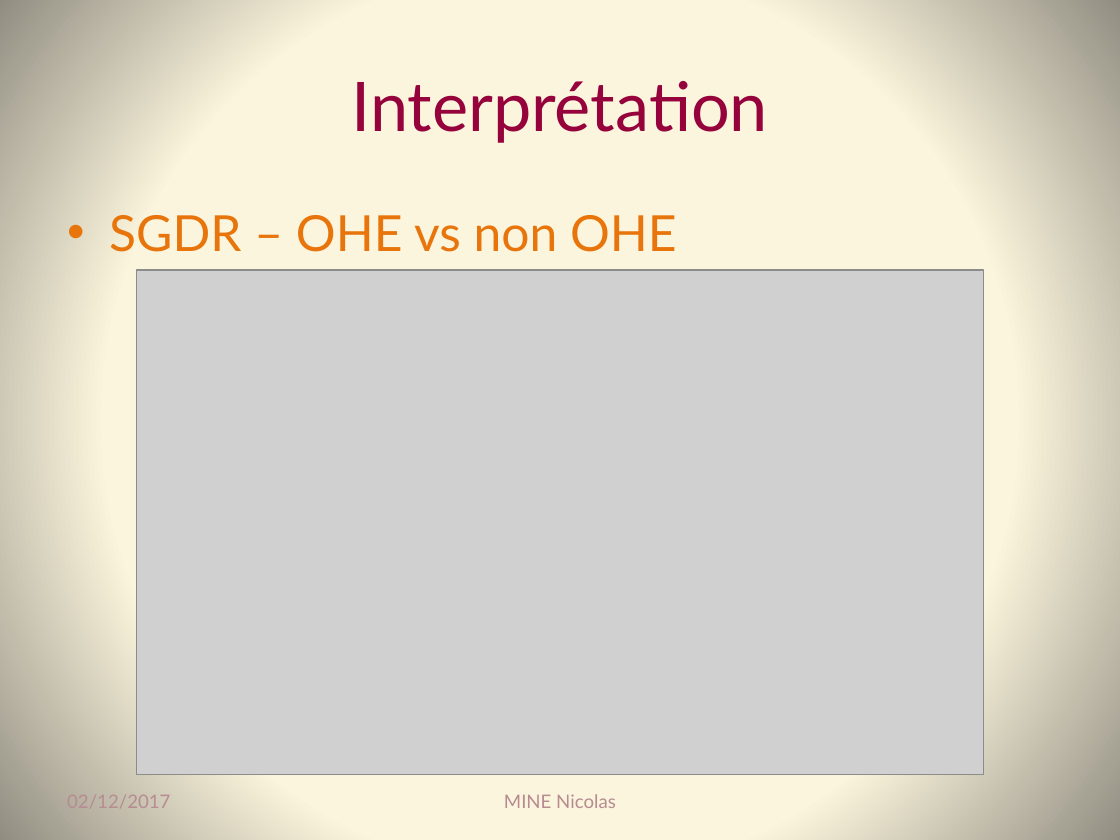
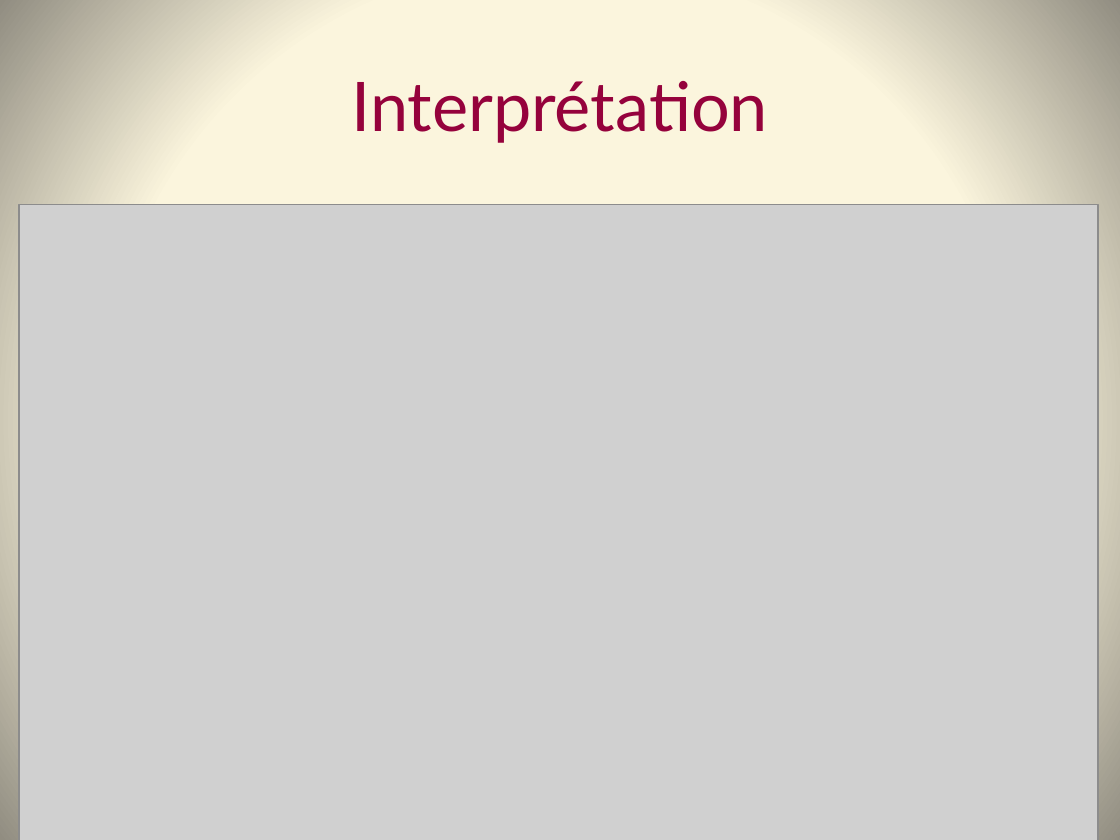
Before and after one commit to Coni63/OC_DS, a slide deck: slide 27 of P4/Presentation-projet_4.pptx (slide 28 before the commit). Drawn at 1120x840 pixels with LibreOffice and Linux fonts; fonts in the diff are those of the drawing; grey boxes stand for pictures. Boxes give left, top, right and bottom in pixels: in the first picture for what was removed or moved away, otherwise in the second. Text is boxed around its words. In the diff, an @@ line names an element or a change of style, - is before the commit and + after.

```diff
--- a/P4/Presentation-projet_4.pptx
+++ b/P4/Presentation-projet_4.pptx
@@ picture: place and size @@
-picture at bbox=[137, 270, 983, 774]
+picture at bbox=[19, 205, 1098, 840]
@@ text removed at bbox=[67, 795, 170, 808] @@
-02/12/2017
@@ text removed at bbox=[504, 794, 616, 808] @@
-MINE Nicolas
```
Also in this commit, not shown: 36 other slides changed, 2 slides added, 14 other files.
